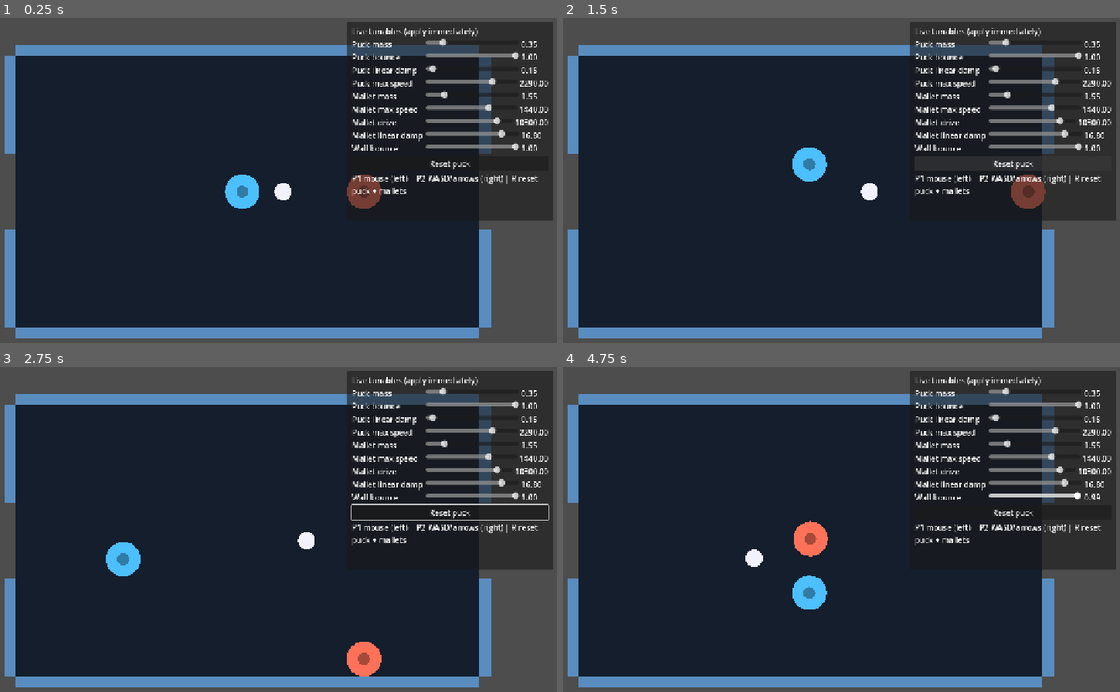
Above: before the commit, frames 1-4 (two rows, left to right).
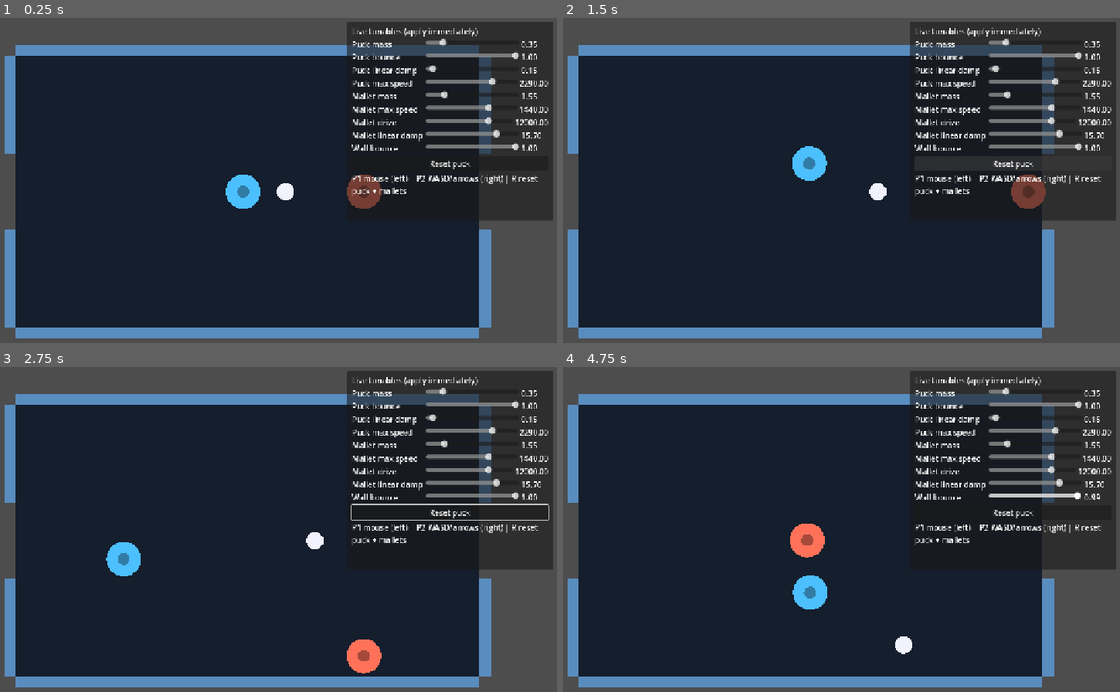
Above: after the commit, the same moments.

Repository: waigore/airhockey
Game: Godot game, scene res://scenes/main.tscn
Same seed, same stepped clock (60 frames per second), same inputs: the game is played once before the commit and once after it.
Inputs (mouse positions are in pixels of both pictures, inside the frame that each line leads up to):
- Up to frame 1 (0.25 s): no input
- Up to frame 2 (1.5 s): tap Enter at 0.5 s; move the mouse to (947, 174) at 0.52 s; hold Right 0.53-1.25 s; tap R at 0.6 s; click "Reset puck" at 1.25 s
- Up to frame 3 (2.75 s): move the mouse to (122, 558) at 2.02 s; hold Down from 2.03 s (still down); tap R at 2.1 s
- Up to frame 4 (4.75 s): move the mouse to (874, 464) at 2.77 s; release Down at 2.78 s; hold Right 2.78-3.53 s; tap R at 2.85, 3.6, 4.35 s; move the mouse to (780, 610) at 3.52 s; hold Up 3.53-4.28 s; tap Space at 4.25 s; move the mouse to (997, 591) at 4.27 s; hold Left from 4.28 s (still down)

The runs differ from the first frame. In frame 1, 0.2% of the frame differs, in the area x 40-97%, y 30-59%; in frame 2, 0.3%; in frame 3, 0.5%; in frame 4, 0.6%, in the area x 32-97%, y 30-89%.

Commit message:
Update PoC defaults for snappier mallet follow.
Locks drive 12000 and linear damp 15.7 from the latest playtest set.

Co-authored-by: Cursor <cursoragent@cursor.com>

Diff:
--- a/pocs/physics-feel-live-tunables/scripts/tunables.gd
+++ b/pocs/physics-feel-live-tunables/scripts/tunables.gd
@@ -12,8 +12,8 @@
 
 var mallet_mass: float = 1.55
 var mallet_max_speed: float = 1440.0
-var mallet_drive: float = 10300.0 ## follow gain (mapped in mallet controller)
-var mallet_linear_damp: float = 16.8 ## extra follow damping (not engine linear_damp)
+var mallet_drive: float = 12000.0 ## follow gain (mapped in mallet controller)
+var mallet_linear_damp: float = 15.7 ## extra follow damping (not engine linear_damp)
 
 var wall_bounce: float = 1.0
 
--- a/pocs/physics-feel-live-tunables/scripts/tunables_panel.gd
+++ b/pocs/physics-feel-live-tunables/scripts/tunables_panel.gd
@@ -43,7 +43,7 @@
 
 	_add_slider(vbox, "mallet_mass", "Mallet mass", 0.2, 8.0, 0.05)
 	_add_slider(vbox, "mallet_max_speed", "Mallet max speed", 100.0, 2000.0, 10.0)
-	_add_slider(vbox, "mallet_drive", "Mallet drive", 500.0, 12000.0, 50.0)
+	_add_slider(vbox, "mallet_drive", "Mallet drive", 500.0, 16000.0, 50.0)
 	_add_slider(vbox, "mallet_linear_damp", "Mallet linear damp", 0.0, 20.0, 0.1)
 
 	_add_slider(vbox, "wall_bounce", "Wall bounce", 0.0, 1.0, 0.01)
Not shown, changed: pocs/physics-feel-live-tunables/README.md
